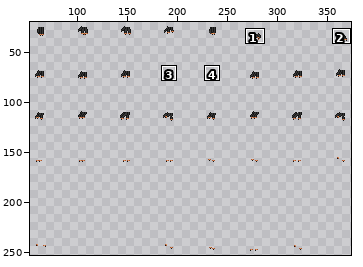
Edited in one commit: sprite sheet (items/armors/scyphojel/tiered/t3 Crown Jelly/pants.png). Above, an overview of the earlier version with the close-up marked.
Close-up. Before:
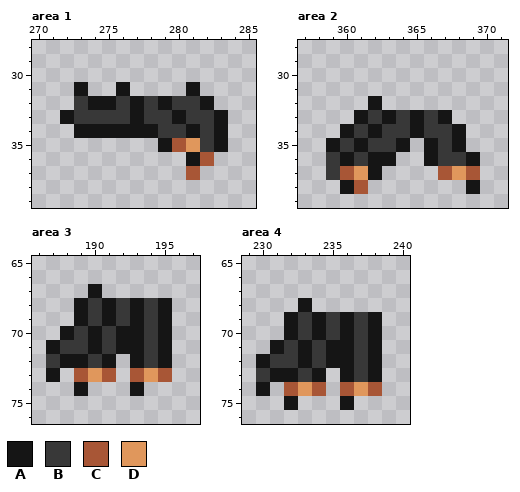
The file is 387x258 pixels. Shown: area 1: x 270..285, y 28..39; area 2: x 357..371, y 28..39; area 3: x 186..197, y 65..76; area 4: x 229..240, y 65..76. The wide view leaves out empty margins. The commit also changed other parts of the picture, which this record leaves out.
Palette (. is transparent): A #151515  B #383838  C #a85636  D #e0975c
Pixels before, area 1, first column x 272:
31 .A..A....A..
32 .BAABABABBA.
33 ABBBBABBABBA
34 .AAAAAABBABA
35 .......ACDBA
36 .........AC.
37 .........C..
Pixels before, area 2, first column x 359:
32 ...A.......
33 ..ABABABA..
34 .ABABBABBA.
35 ABABBA.ABA.
36 BABAA..ABBA
37 BCDA....CDC
38 .AC.......A
Pixels before, area 3, first column x 187:
67 ...A.....
68 ..ABABABA
69 ..ABABABA
70 .ABABAABA
71 ABBABAABA
72 BAABA.ABA
73 A.CDC.CDC
74 ..A...A..
Pixels before, area 4, first column x 230:
68 ...A.....
69 ..ABABABA
70 ..ABABABA
71 .ABABAABA
72 ABBABAABA
73 BAABA.ABA
74 A.CDC.CDC
75 ..A...A..
And afterwards:
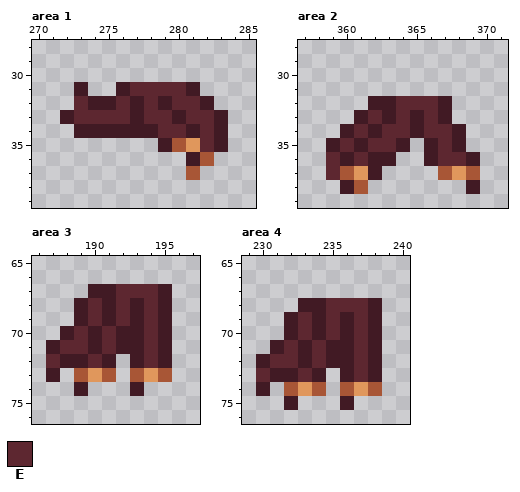
Colours new in this view: E #5d2730
Changes in this commit:
Colour A changes from #151515 to #411a24.
Area 1:
The author put colour E in row 31 at x 277 to 280.
Colour B becomes colour E in row 32 at x 273, 276, 278 and 280 to 281; in row 33 at x 273 to 276, 278 to 279 and 281 to 282; in row 34 at x 279 to 280 and 282; in row 35 at x 282.
Area 2:
The author put colour A in row 32 at x 363 and 367.
The author put colour E in row 32 at x 364 to 366.
Colour B becomes colour E in row 33 at x 362, 364 and 366; in row 34 at x 361, 363 to 364 and 366 to 367; in row 35 at x 360, 362 to 363 and 367; in row 36 at x 359, 361 and 367 to 368; in row 37 at x 359.
Area 3:
The author put colour A in row 67 at x 191 and 195.
The author put colour E in row 67 at x 192 to 194.
Colour B becomes colour E in rows 68 to 69 at x 190, 192 and 194; in row 70 at x 189, 191 and 194; in row 71 at x 188 to 189, 191 and 194; in row 72 at x 187, 190 and 194.
Area 4:
The author put colour A in row 68 at x 234 and 238.
The author put colour E in row 68 at x 235 to 237.
Colour B becomes colour E in rows 69 to 70 at x 233, 235 and 237; in row 71 at x 232, 234 and 237; in row 72 at x 231 to 232, 234 and 237; in row 73 at x 230, 233 and 237.
